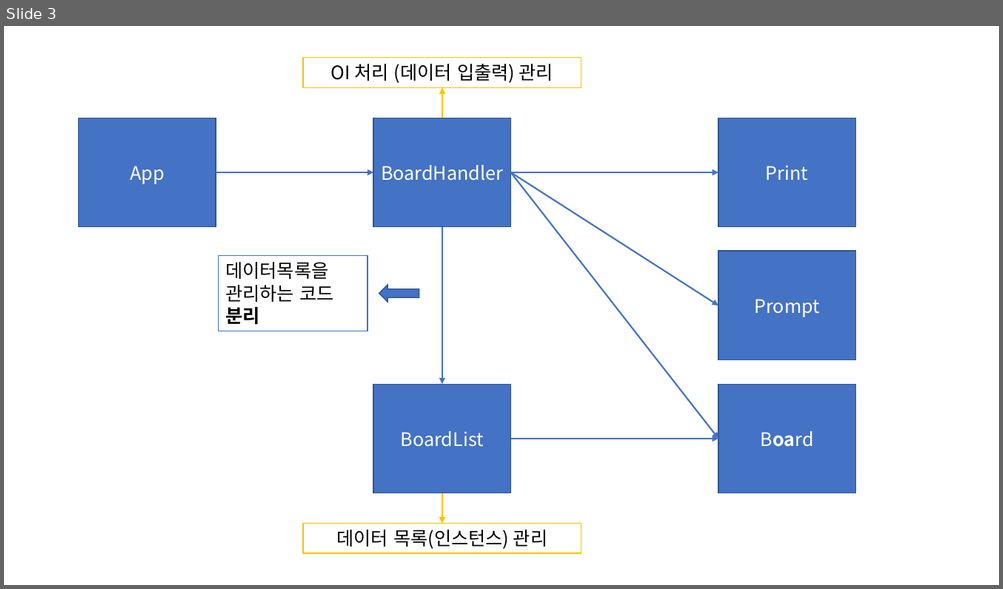
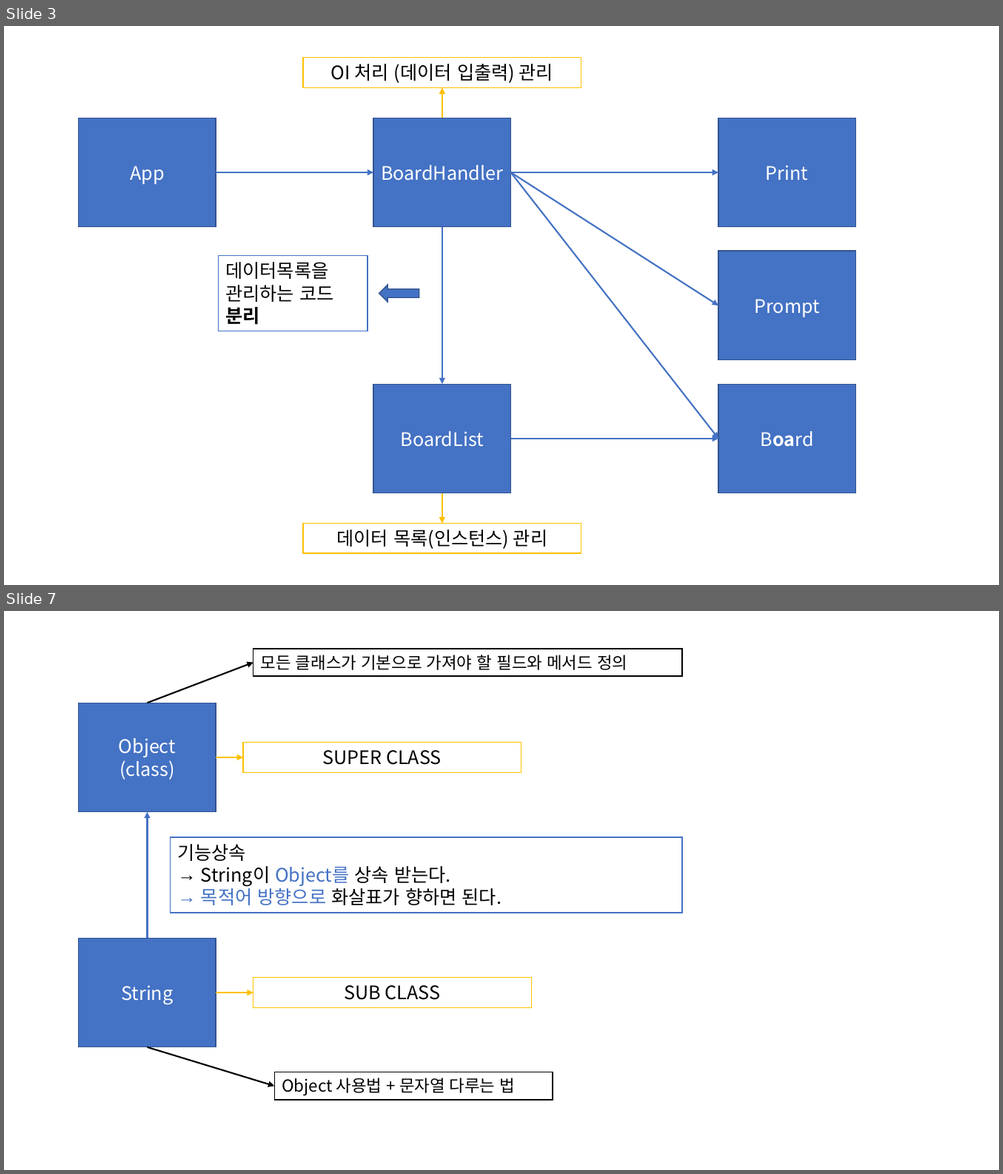
Before and after one commit to Dingadung/2022-study-workspace, a slide deck: study-note/자바/2022-07-22 내용정리.pptx. Shown one above the other, each under a label of ours: slide 3 before the commit, slides 3 and 7 after it; the slides between them are not shown. The pictures are 1003x589 and 1003x1174 pixels, drawn with LibreOffice and Linux fonts; fonts in the diff are those of the drawing. Boxes give left, top, right and bottom in pixels: in the first picture for what was removed or moved away, otherwise in the second. Text is boxed around its words. In the diff, an @@ line names an element or a change of style, - is before the commit and + after.

```diff
--- a/study-note/자바/2022-07-22 내용정리.pptx
+++ b/study-note/자바/2022-07-22 내용정리.pptx
@@ slide 7 added at (4, 611, 999, 1170), background #FFFFFF @@
@@ rectangle added at (253, 648, 683, 676), fill #FFFFFF, outline #000000 1 pt, 16 pt, text #000000 @@
+모든 클래스가 기본으로 가져야 할 필드와 메서드 정의
@@ arrow added from (148, 703) to (253, 663), #000000 1.5 pt @@
@@ rectangle added at (79, 703, 216, 812), fill #4472C4, outline #325491 1 pt, 18 pt, text #FFFFFF @@
+Object
+(class)
@@ rectangle added at (243, 742, 521, 772), fill #FFFFFF, outline #FFC000 1 pt, 18 pt, text #000000 @@
+SUPER CLASS
@@ arrow added from (216, 758) to (243, 758), #FFC000 1.5 pt @@
@@ arrow added from (148, 939) to (148, 812), #4472C4 1.5 pt @@
@@ rectangle added at (170, 838, 683, 913), fill #FFFFFF, outline #4472C4 1 pt, 18 pt, text #000000 @@
+기능상속
+→ String이 Object를 상속 받는다.
+→ 목적어 방향으로 화살표가 향하면 된다.
@@ rectangle added at (79, 939, 216, 1048), fill #4472C4, outline #325491 1 pt, 18 pt, text #FFFFFF @@
+String
@@ rectangle added at (253, 978, 532, 1008), fill #FFFFFF, outline #FFC000 1 pt, 18 pt, text #000000 @@
+SUB CLASS
@@ arrow added from (216, 993) to (253, 993), #FFC000 1.5 pt @@
@@ arrow added from (148, 1048) to (274, 1086), #000000 1.5 pt @@
@@ rectangle added at (274, 1073, 552, 1100), fill #FFFFFF, outline #000000 1 pt, 16 pt, text #000000 @@
+Object 사용법 + 문자열 다루는 법
```
Also in this commit, not shown: 5 other slides added.
